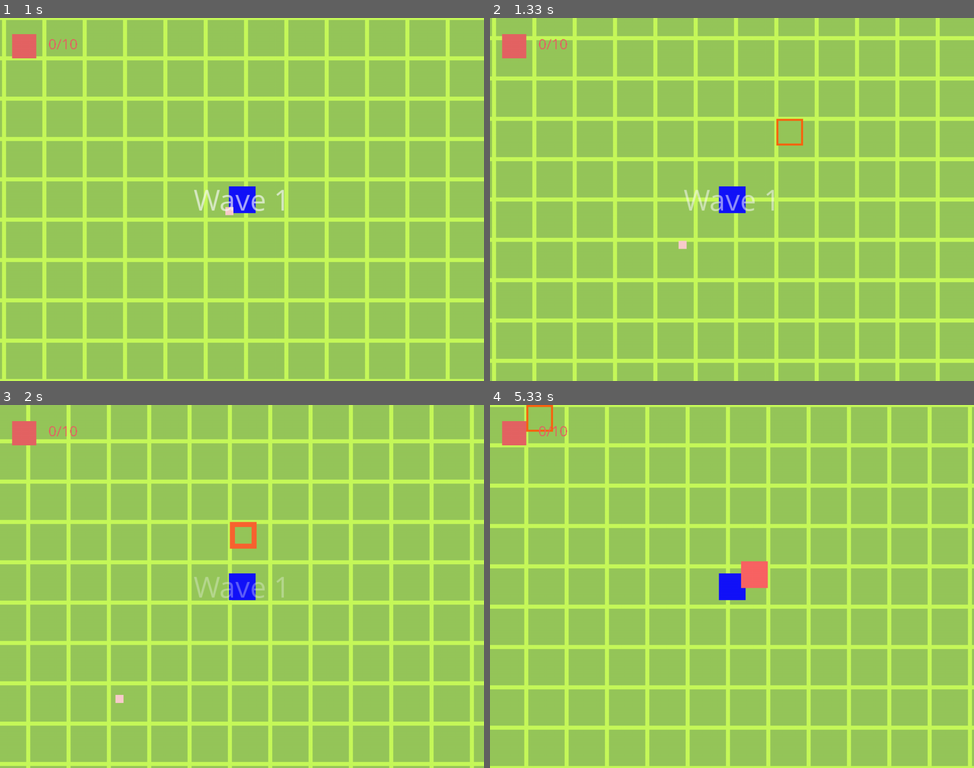
Above: before the commit, frames 1-4 (two rows, left to right).
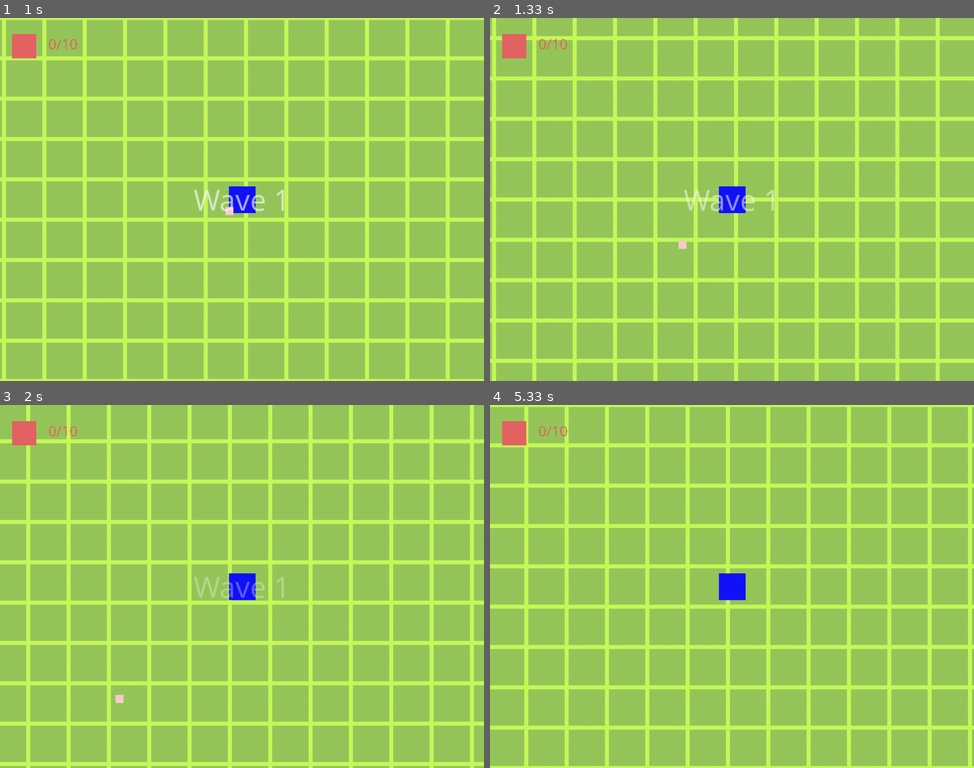
Above: after the commit, the same moments.

Repository: Hariokl/Pygame-2023
Game: pygame game, started from main.py
The game is run twice, just before and just after one commit, with the same random seed, the same clock (stepped at 60 frames per second) and the same inputs.
Inputs (mouse positions are in pixels of both pictures, inside the frame that each line leads up to):
- Up to frame 1 (1 s): hold D 0.33-0.8 s; click (222, 214) at 0.88 s
- Up to frame 2 (1.33 s): hold W from 1.17 s (still down); move the mouse to (886, 188) at 1.2 s
- Up to frame 3 (2 s): release W at 1.47 s; hold D 1.5-1.97 s
- Up to frame 4 (5.33 s): hold A 2-2.53 s; hold S 2.57-2.87 s; hold A 2.9-3.3 s; hold W 3.33-3.7 s; hold D 3.73-4.37 s; hold S 4.4-4.77 s; hold A 4.8-5.27 s; hold D from 5.3 s (still down)

Frame 1 is identical in both runs. In frame 2, 0.1% of the frame differs, in the area x 59-65%, y 27-36%; in frame 3, 0.3%; in frame 4, 0.5%, in the area x 7-58%, y 0-51%.

Commit message:
I feel reaaaaaaally great

Diff:
--- /dev/null
+++ b/A_star.py
@@ -0,0 +1,60 @@
+from heapq import heappush, heappop
+
+
+def setup(grid_):
+    global grid, graph
+    grid = grid_
+    graph = {}
+    for y in range(len(grid)):
+        for x in range(len(grid[y])):
+            # if grid[y][x] in [0, 100]:
+            #     continue
+            graph[(x, y)] = graph.get((x, y), []) + get_neigh_nodes(x, y)
+
+
+def get_neigh_nodes(x, y):
+    check_valid_node = lambda x, y: True if 0 <= x < len(grid[0]) and 0 <= y < len(grid) else False
+    check_valid_move = lambda x, y, dx, dy: True if abs(dx+dy) == 1 or (grid[y][x+dx] <= 10 and grid[y+dy][x] <= 10) else False
+    ds = [-1, 0], [1, 0], [0, 1], [0, -1], [-1, -1], [-1, 1], [1, 1], [1, -1]
+    trans_chack = lambda x, y, dx, dy: grid[y+dy][x+dx] if abs(dx+dy) == 1 else grid[y+dy][x+dx] * 1.4
+    return [(trans_chack(x, y, dx, dy), (x+dx, y+dy)) for dx, dy in ds if check_valid_node(x + dx, y + dy) and check_valid_move(x, y, dx, dy)]
+
+
+def heuristic(a, b):
+    return abs(a[0] - b[0]) + abs(a[1] - b[1])
+
+
+def a_star_algorithm(start, goal):
+    queue = []
+    heappush(queue, (0, start))
+    cost_visited = {start: 0}
+    visited = {start: None}
+    i = 0
+
+    while queue:
+        i += 1
+        cur_cost, cur_node = heappop(queue)
+        if cur_node == goal:
+            queue = []
+            continue
+
+        if cur_node not in graph:
+            print(cur_node, graph)
+            print((int(cur_node[0]), int(cur_node[1])) in graph, i)
+        neigh_nodes = graph[cur_node]
+        for neigh in neigh_nodes:
+            neigh_cost, neigh_node = neigh
+            new_cost = cost_visited[cur_node] + neigh_cost
+
+            if neigh_node not in cost_visited or new_cost < cost_visited[neigh_node]:
+                priority = new_cost + heuristic(neigh_node, goal)
+                heappush(queue, (priority, neigh_node))
+                visited[neigh_node] = cur_node
+                cost_visited[neigh_node] = new_cost
+
+    cur = goal
+    way = list()
+    while cur is not None:
+        way.append(cur)
+        cur = visited[cur]
+    return way[::-1]
--- a/create_maps.py
+++ b/create_maps.py
@@ -207,7 +207,7 @@
 
 
 if __name__ == "__main__":
-    # st.init()
-    # init()
-    # Create_Map()
-    save_map(radius=15)
+    st.init()
+    init()
+    Create_Map()
+    save_map(func=map_convertor)
--- a/enemy.py
+++ b/enemy.py
@@ -1,3 +1,4 @@
+import A_star
 import effects
 import settings as st
 import pygame as pg
@@ -14,7 +15,8 @@
         self.image = pg.Surface((st.TILES_WH // 1.5, st.TILES_WH // 1.5), pg.SRCALPHA, 32).convert_alpha()
         self.image.fill((0, 0, 0, 0))
         self.rect = self.image.get_rect()
-        self.rect.topleft = pos
+        pos = pos[0] + st.TILES_WH // 2, pos[1] + st.TILES_WH // 2
+        self.rect.center = pos
         self.mask = pg.mask.from_surface(self.image)
 
         self.time_county = 0  # delete this after optimizations
@@ -35,6 +37,8 @@
         self.max_hp = hp
 
         self.spawn_stop = False
+        self.way = None
+        self.last_way = None
 
         Enemy.number_of_enemies += 1
 
@@ -42,7 +46,7 @@
         self.time += st.TICK
         if not self.spawn_stop:
             effects.spawn_mob(self)
-            self.rect.topleft = st.positions[self.i]
+            self.rect.center = st.positions[self.i]
             return
 
         self.get_stronger()
@@ -58,15 +62,16 @@
         # this is detect-radius, and if enemy is in it, then move
         radius = st.TILES_WH * 20
         if x1 ** 2 + y1 ** 2 <= radius ** 2:
+            self.new_move()
             # here "5" is constant for false-detection (or however it's called)
-            if abs(x1) > 5:
-                x = 1 if x1 - 5 > 0 else -1
-            if abs(y1) > 5:
-                y = 1 if y1 - 5 > 0 else -1
-            self.move(x, y)
+            # if abs(x1) > 5:
+            #     x = 1 if x1 - 5 > 0 else -1
+            # if abs(y1) > 5:
+            #     y = 1 if y1 - 5 > 0 else -1
+            # self.move(x, y)
 
         # update the position
-        self.rect.topleft = st.positions[self.i]
+        self.rect.center = st.positions[self.i]
 
     def get_stronger(self):
         if self.level == self.max_level:
@@ -117,50 +122,65 @@
     #     v = max(st.TILES_WH // 30, 1)
     #     st.positions[self.i] += x * v, y * v
 
-    def move(self, x, y):
-        # preparations
+    def new_move(self):
+        self_pos = st.pos_to_tiles_plus_check(st.positions[self.i])
+        if self_pos is not None:
+            self.way = A_star.a_star_algorithm(self_pos, st.pos_to_tiles((st.WIDTH // 2, st.HEIGHT // 2)))
+        if self.way is None:
+            return
+        if len(self.way) == 1:
+            return
         v = max(st.TILES_WH // 30, 1)
-        offset = st.TILES_WH // 10
+        vx, vy = self.way[1][0] - self.way[0][0], self.way[1][1] - self.way[0][1]
+        if abs(vx+vy) != 1:
+            vx, vy = vx * 0.7, vy * 0.7
+        vx, vy = vx * v, vy * v
+        st.positions[self.i] += (vx, vy)
 
-        if self.time_county <= 3:
-            st.positions[self.i] += self.last_vxy[0]*v, self.last_vxy[1]*v
-            self.time_county += 1
-            return
-        self.time_county -= 3
-
-        # player's and board's pos
-        left, top, right, bottom = *self.rect.topleft, *self.rect.bottomright
-        b_left, b_top = st.positions[0]
-
-        # positions and offset
-        t_bt = (top - b_top) / st.TILES_WH
-        b_bt = (bottom - b_top) / st.TILES_WH
-        l_bl = (left - b_left) / st.TILES_WH
-        r_bl = (right - b_left) / st.TILES_WH
-        offset_tiles = offset / st.TILES_WH
-
-        # hit wall? great, now go back, Monkey
-        ox, oy = 0, 0
-        if st.map_tiles[int(t_bt)][int(l_bl - offset_tiles)] == "02":
-            ox += 1
-        elif st.map_tiles[int(t_bt)][int(r_bl + offset_tiles)] == "02":
-            ox -= 1
-        elif st.map_tiles[int(b_bt)][int(l_bl - offset_tiles)] == "02":
-            ox += 1
-        elif st.map_tiles[int(b_bt)][int(r_bl + offset_tiles)] == "02":
-            ox -= 1
-
-        if st.map_tiles[int(t_bt - offset_tiles)][int(l_bl)] == "02":
-            oy += 1
-        elif st.map_tiles[int(b_bt + offset_tiles)][int(l_bl)] == "02":
-            oy -= 1
-        elif st.map_tiles[int(t_bt - offset_tiles)][int(r_bl)] == "02":
-            oy += 1
-        elif st.map_tiles[int(b_bt + offset_tiles)][int(r_bl)] == "02":
-            oy -= 1
-
-        st.positions[self.i] += ((x + ox) * v, (y + oy) * v)
-        self.last_vxy = ((x + ox), (y + oy))
+    # def move(self, x, y):
+    #     # preparations
+    #     v = max(st.TILES_WH // 30, 1)
+    #     offset = st.TILES_WH // 10
+    #
+    #     if self.time_county <= 3:
+    #         st.positions[self.i] += self.last_vxy[0]*v, self.last_vxy[1]*v
+    #         self.time_county += 1
+    #         return
+    #     self.time_county -= 3
+    #
+    #     # player's and board's pos
+    #     left, top, right, bottom = *self.rect.topleft, *self.rect.bottomright
+    #     b_left, b_top = st.positions[0]
+    #
+    #     # positions and offset
+    #     t_bt = (top - b_top) / st.TILES_WH
+    #     b_bt = (bottom - b_top) / st.TILES_WH
+    #     l_bl = (left - b_left) / st.TILES_WH
+    #     r_bl = (right - b_left) / st.TILES_WH
+    #     offset_tiles = offset / st.TILES_WH
+    #
+    #     # hit wall? great, now go back, Monkey
+    #     ox, oy = 0, 0
+    #     if st.map_tiles[int(t_bt)][int(l_bl - offset_tiles)] == "02":
+    #         ox += 1
+    #     elif st.map_tiles[int(t_bt)][int(r_bl + offset_tiles)] == "02":
+    #         ox -= 1
+    #     elif st.map_tiles[int(b_bt)][int(l_bl - offset_tiles)] == "02":
+    #         ox += 1
+    #     elif st.map_tiles[int(b_bt)][int(r_bl + offset_tiles)] == "02":
+    #         ox -= 1
+    #
+    #     if st.map_tiles[int(t_bt - offset_tiles)][int(l_bl)] == "02":
+    #         oy += 1
+    #     elif st.map_tiles[int(b_bt + offset_tiles)][int(l_bl)] == "02":
+    #         oy -= 1
+    #     elif st.map_tiles[int(t_bt - offset_tiles)][int(r_bl)] == "02":
+    #         oy += 1
+    #     elif st.map_tiles[int(b_bt + offset_tiles)][int(r_bl)] == "02":
+    #         oy -= 1
+    #
+    #     st.positions[self.i] += ((x + ox) * v, (y + oy) * v)
+    #     self.last_vxy = ((x + ox), (y + oy))
 
 
 def spawn_enemies(positions, monster_hp):
--- a/levels.py
+++ b/levels.py
@@ -14,7 +14,7 @@
         self.wave = 1
         self.time = 0
 
-        self.spawn_rate = 0.1
+        self.spawn_rate = 0.1 * 1000
         self.max_number_of_monsters_per_wave = 10
         self.number_of_monsters_per_wave = 0
         self.number_of_killed = 0
@@ -60,6 +60,7 @@
     def update(self):
         level = Level.level
         where = ((self.t_pos[0] - st.WIDTH // st.TILES_WH) ** 2 + (self.t_pos[1] - st.HEIGHT // st.TILES_WH) ** 2) / 10
+        print(where)
         if level.number_of_monsters_per_wave < level.max_number_of_monsters_per_wave:
             if random() * where <= level.spawn_rate:
                 enemy.spawn_enemies([self.t_pos], level.monsters_hp)
--- a/map.py
+++ b/map.py
@@ -1,6 +1,7 @@
 import settings as st
 from levels import MonsterSpawner
 import pygame as pg
+import A_star
 
 
 class Map(pg.sprite.Sprite):
@@ -68,14 +69,16 @@
 def draw_map(tmap):
     map = pg.Surface((len(tmap[0])*st.TILES_WH, len(tmap)*st.TILES_WH))
     twh = st.TILES_WH // 20
+    grid = [[0] * len(tmap[0]) for _ in range(len(tmap))]
     # borders = Borders(map.get_size())
     for j, y in enumerate(tmap):
         for i, x in enumerate(y):
             if x == "00":
                 continue
             color, color1 = get_color(x)
-            # if x == "02":
-            #     borders.draw_tiles_edges(i, j, twh)
+            grid[j][i] = 1
+            if x == "02":
+                grid[j][i] = 100  # here the bigger this value the fewer errors may occur
             if x == "11":
                 MonsterSpawner((i, j))
             if x == "10":
@@ -103,6 +106,7 @@
             # pg.draw.rect(map, color1, (i*st.TILES_WH+twh * (1 - left * down * (tmap[j + 1][i - 1] in asX)),
             #                            (j+1)*st.TILES_WH - twh, twh * left * down * (tmap[j + 1][i - 1] in asX), twh))
     # borders.configuration()
+    A_star.setup(grid)
     return map, player_pos
 
 
--- a/maps.txt
+++ b/maps.txt
@@ -317,3 +317,16 @@
 000000000221111111111122000000000
 000000000002222212222200000000000
 000000000000000020000000000000000
+
+# test_move
+00222220000000
+02211122222222
+22112221111112
+21112111111112
+21112122221112
+21112111421112
+22112111121112
+02112222221112
+02111113111112
+02111111111112
+02222222222222
--- a/settings.py
+++ b/settings.py
@@ -52,6 +52,26 @@
             map_tiles.append([translate[x] for x in line])
 
 
+def tiles_to_pos(tile):
+    return positions[0][0] + tile[0] * TILES_WH, positions[0][1] + tile[1] * TILES_WH
+
+
+def pos_to_tiles_plus_check(pos):
+    pos2 = tiles_to_pos((int((pos[0] - positions[0][0]) // TILES_WH), int((pos[1] - positions[0][1]) // TILES_WH)))
+    pos2 = pos2[0] + TILES_WH // 2, pos2[1] + TILES_WH // 2
+    rad = TILES_WH // 30
+    if not check_in_rad(pos, pos2, rad):
+        return None
+    return int((pos[0] - positions[0][0]) // TILES_WH), int((pos[1] - positions[0][1]) // TILES_WH)
+
+def pos_to_tiles(pos):
+    return int((pos[0] - positions[0][0]) // TILES_WH), int((pos[1] - positions[0][1]) // TILES_WH)
+
+
+def check_in_rad(pos1, pos2, rad):
+    return ((pos2[0] - pos1[0]) ** 2 + (pos2[1] - pos1[1]) ** 2) <= rad
+
+
 # # need to change the list_of_who method
 # def get_time(who):
 #     mate = list_of_who[who]
